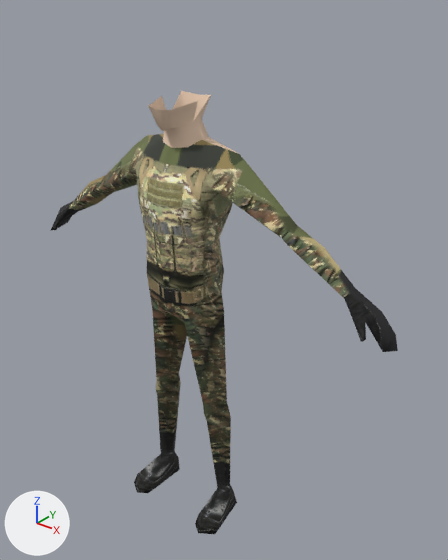
Two versions of the glTF model models/Humanoid.glb, one commit apart.
Both versions are drawn from a 50 mm camera at (1.381, -1.523, 1.999) aimed at (0.094, 0.085, 1.002). Arrows for +X, +Y and +Z are at lower left; the lights stay in place. The older version comes first. Vertices at exactly the same position are counted once.

The older version as bpy lines, for what is in view:
```python
me_mesh_0 = bpy.data.meshes.new('Mesh_0')
me_mesh_0.from_pydata(...)  # 186 vertices, 360 faces; spans x -0.81..0.81, y -0.18..0.11, z 0.0..1.66
# faces by material slot: [322, 38]
me_mesh_0.materials.append(mat_uni)  # picture img_image_0
me_mesh_0.materials.append(mat_skin)  # beige #e7cbb3
ob_body = bpy.data.objects.new('Body', me_mesh_0)
ob_body.location = (0.0, 0.0, 0.0)
```
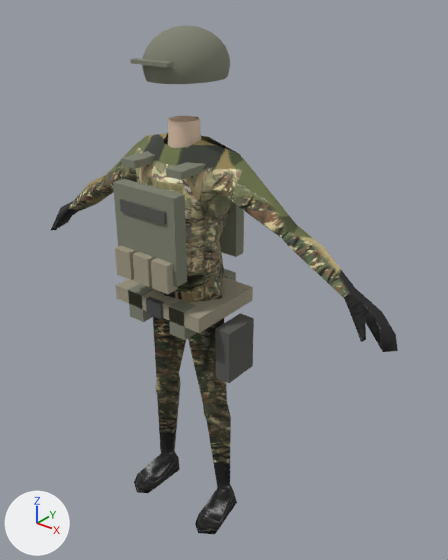
Patch to the scene script:
```diff
--- a/models/Humanoid.glb.py
+++ b/models/Humanoid.glb.py
@@ mat_gear @@
+mat_gear = bpy.data.materials.new('Gear')
+mat_gear.use_nodes = True; mat_gear.node_tree.nodes.clear()
+_N = mat_gear.node_tree.nodes; _L = mat_gear.node_tree.links
+n0 = _N.new('ShaderNodeBsdfPrincipled'); n0.name = 'Principled BSDF'
+n0.inputs[2].default_value = 1.0  # 'Roughness'
+n1 = _N.new('ShaderNodeOutputMaterial'); n1.name = 'Material Output'
+n2 = _N.new('ShaderNodeVertexColor'); n2.name = 'Color Attribute'
+_L.new(n0.outputs[0], n1.inputs[0])  # 'BSDF' to 'Surface'
+_L.new(n2.outputs[0], n0.inputs[0])  # 'Color' to 'Base Color'
@@ me_mesh_0 @@
 # used by ob_body; location = (0.0, 0.0, 0.0)
-me_mesh_0.from_pydata(...)  # 186 vertices, 360 faces; spans x -0.81..0.81, y -0.18..0.11, z 0.0..1.66
+me_mesh_0.from_pydata(...)  # 448 vertices, 786 faces; spans x -0.81..0.81, y -0.24..0.17, z 0.0..1.87
+# me_mesh_0 part 1: a new loose piece, a box spanning x -0.135..0.135, y -0.21..-0.16, z 1.1..1.4, in mat_gear
+# me_mesh_0 part 2: a new loose piece, a box spanning x -0.135..0.135, y 0.102..0.147, z 1.1..1.4, in mat_gear
+# me_mesh_0 part 3: a new loose piece, a box spanning x -0.1..0.1, y -0.218..-0.206, z 1.31..1.35, in mat_gear
+# me_mesh_0 part 4: a new loose piece, a box spanning x -0.12..-0.05, y -0.237..-0.192, z 1.08..1.18, in mat_gear
+# me_mesh_0 part 5: a new loose piece, a box spanning x -0.035..0.035, y -0.237..-0.192, z 1.08..1.18, in mat_gear
+# me_mesh_0 part 6: a new loose piece, a box spanning x 0.05..0.12, y -0.237..-0.192, z 1.08..1.18, in mat_gear
+# me_mesh_0 part 7: a new loose piece, a box spanning x -0.13..-0.07, y -0.17..0.11, z 1.447..1.472, in mat_gear
+# me_mesh_0 part 8: a new loose piece, a box spanning x 0.07..0.13, y -0.17..0.11, z 1.447..1.472, in mat_gear
+# me_mesh_0 part 9: a new loose piece, a box spanning x -0.2..0.2, y -0.18..0.12, z 0.938..0.993, in mat_gear
+# me_mesh_0 part 10: a new loose piece, a box spanning x -0.035..0.035, y -0.19..-0.17, z 0.935..0.995, in mat_gear
+# me_mesh_0 part 11: a new loose piece, a box spanning x -0.135..-0.065, y -0.18..-0.12, z 0.885..0.995, in mat_gear
+# me_mesh_0 part 12: a new loose piece, a box spanning x 0.065..0.135, y -0.18..-0.12, z 0.885..0.995, in mat_gear
+# me_mesh_0 part 13: a new loose piece, a box spanning x 0.205..0.265, y -0.1..0.04, z 0.72..0.92, in mat_gear
+# me_mesh_0 part 14: a new loose piece, a box spanning x -0.08..0.08, y 0.125..0.175, z 0.905..0.995, in mat_gear
+# me_mesh_0 part 15: a new loose piece, a box spanning x -0.075..0.075, y -0.155..-0.125, z 1.769..1.781, in mat_gear
+# me_mesh_0 part 16: a new loose piece of 121 vertices spanning x -0.12..0.12, y -0.14..0.17, z 1.72..1.87, in mat_gear
+# me_mesh_0 part 17: a new loose piece of 40 vertices spanning x -0.06..0.06, y -0.07..0.06, z 1.43..1.59, in mat_skin (beige #e7cbb3)
+# me_mesh_0 part 18
+# 19 vertices are removed from x -0.08..0.08, y -0.13..0.07, z 1.57..1.66
+# 38 faces are deleted
 me_mesh_0.materials.append(mat_uni)
 me_mesh_0.materials.append(mat_skin)
+me_mesh_0.materials.append(mat_gear)
```

Boxes [x1, y1, x2, y2] around the edits, measured in the pictures (448 x 560 px):
'Body', reshaped (15% taller): before [50, 91, 398, 534]; after [50, 26, 398, 534]
part 1 of me_mesh_0, added: after [113, 179, 187, 287]
part 2 of me_mesh_0, added: after [219, 203, 244, 257]
part 3 of me_mesh_0, added: after [120, 199, 166, 225]
part 4 of me_mesh_0, added: after [115, 246, 135, 280]
part 5 of me_mesh_0, added: after [133, 252, 154, 287]
part 6 of me_mesh_0, added: after [151, 258, 177, 294]
part 7 of me_mesh_0, added: after [122, 151, 155, 169]
part 8 of me_mesh_0, added: after [166, 162, 206, 180]
part 9 of me_mesh_0, added: after [116, 277, 253, 333]
part 10 of me_mesh_0, added: after [146, 297, 164, 320]
part 11 of me_mesh_0, added: after [128, 284, 154, 322]
part 12 of me_mesh_0, added: after [169, 300, 196, 340]
part 13 of me_mesh_0, added: after [215, 313, 254, 383]
part 14 of me_mesh_0, added (mostly hidden): after [223, 269, 236, 281]
part 15 of me_mesh_0, added: after [130, 58, 174, 67]
part 16 of me_mesh_0, added: after [142, 26, 230, 84]
part 17 of me_mesh_0, added (beige): after [168, 116, 201, 148]
part 18 of me_mesh_0, deleted (beige): before [148, 91, 239, 154]
